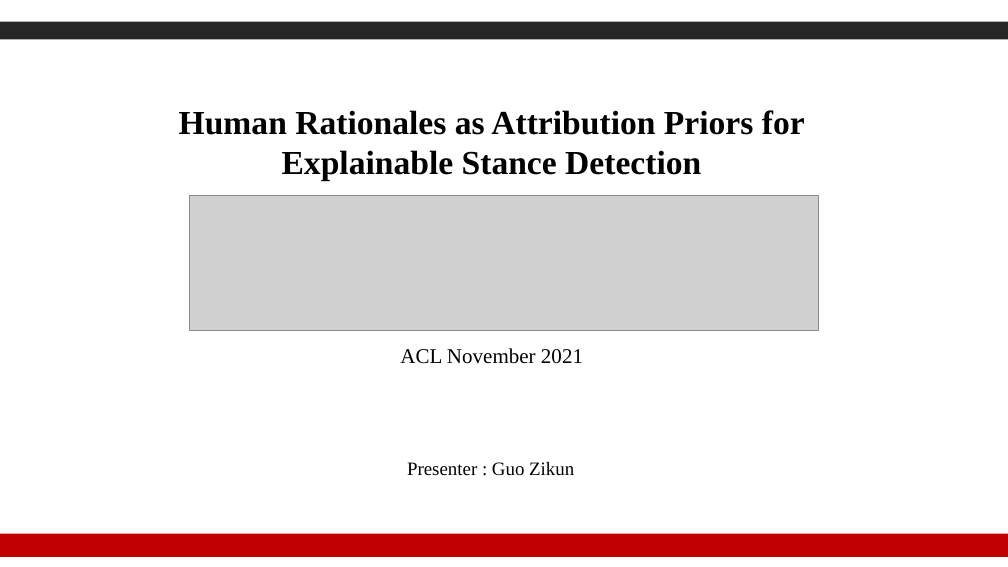
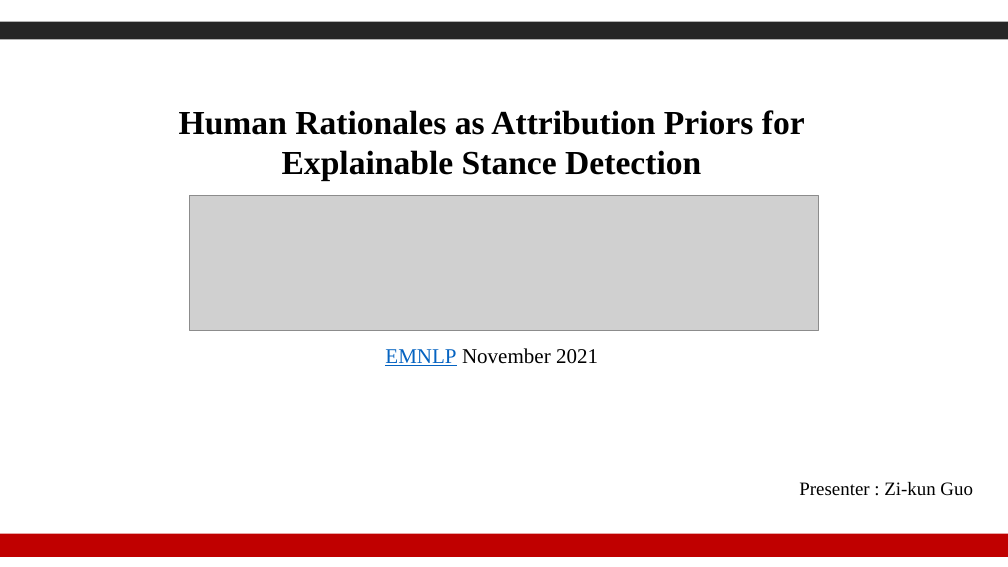
Before and after one commit to Gzk738/GZK_Code, a slide deck: slide 1 of journal club/2022.2.21/Human Rationales as Attribution Priors for Explainable Stance Detection【搜狗文档翻译_译文_英译中】.pdf.pptx. Drawn at 1008x567 pixels with LibreOffice and Linux fonts; fonts in the diff are those of the drawing; grey boxes stand for pictures; background and template pictures are left out. Boxes give left, top, right and bottom in pixels: in the first picture for what was removed or moved away, otherwise in the second. Text is boxed around its words. In the diff, an @@ line names an element or a change of style, - is before the commit and + after.

```diff
--- a/journal club/2022.2.21/Human Rationales as Attribution Priors for Explainable Stance Detection【搜狗文档翻译_译文_英译中】.pdf.pptx
+++ b/journal club/2022.2.21/Human Rationales as Attribution Priors for Explainable Stance Detection【搜狗文档翻译_译文_英译中】.pdf.pptx
@@ text at bbox=[385, 348, 598, 366]: text changed @@
-ACL November 2021
+EMNLP November 2021
@@ text at bbox=[799, 482, 973, 496]: text changed @@
-Presenter : Guo Zikun
+Presenter : Zi-kun Guo
```
Also in this commit, not shown: 13 other slides changed, 1 slide added, 23 other files.
